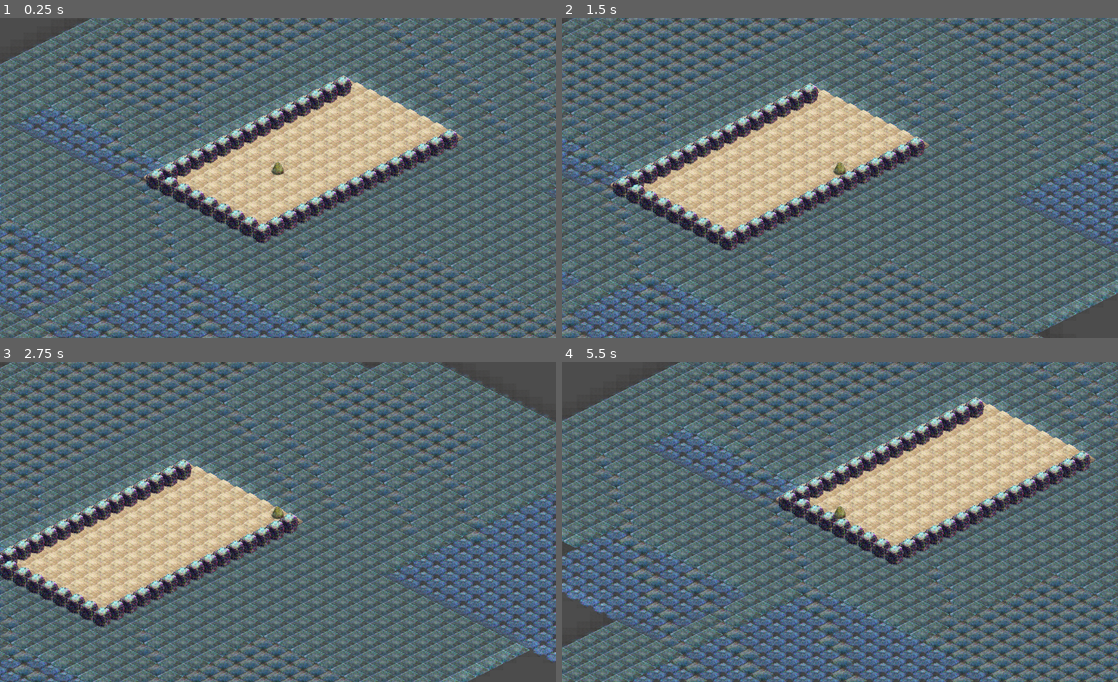
Above: before the commit, frames 1-4 (two rows, left to right).
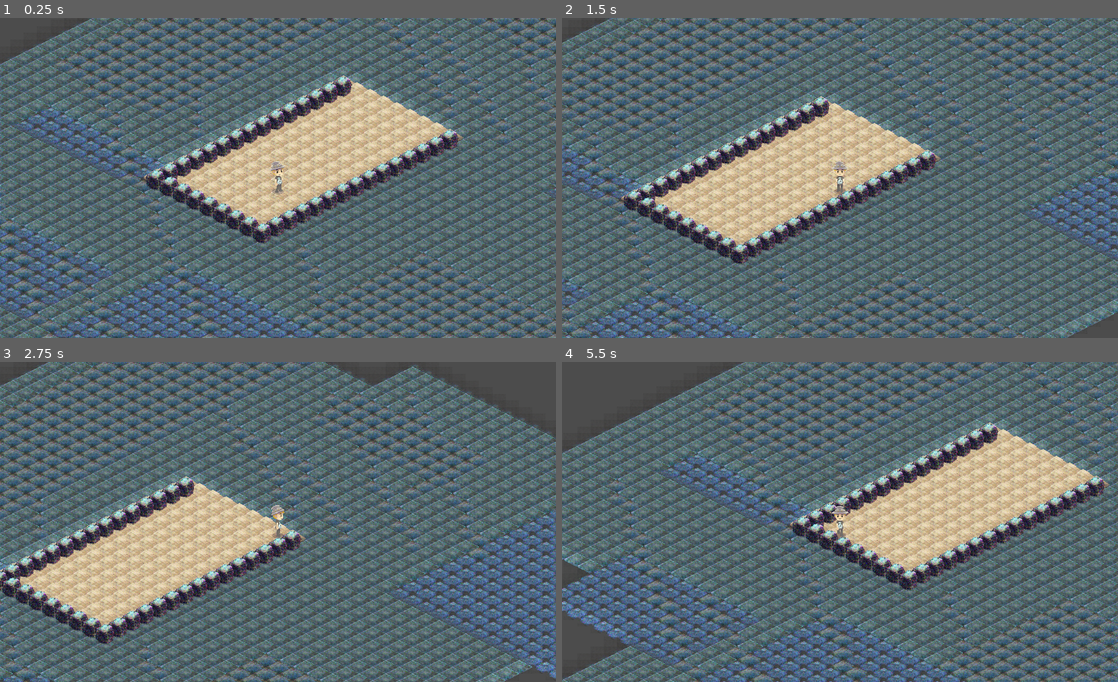
Above: after the commit, the same moments.

Repository: django-games/cgj2021
Game: Godot game, scene res://src/Levels/LevelTemplate.tscn
Two runs of this game, one before a commit and one after it. Both use one fixed random seed, a clock stepped at 60 frames per second and the inputs below.
Inputs:
- Up to frame 1 (0.25 s): no input
- Up to frame 2 (1.5 s): tap Enter at 0.5 s; hold Right (ui_right) 0.53-1.28 s; tap Shift (ui_dash) at 0.6, 1.35 s; hold Down (ui_down) from 1.28 s (still down)
- Up to frame 3 (2.75 s): release Down (ui_down) at 2.03 s; hold Right (ui_right) from 2.03 s (still down); tap Shift (ui_dash) at 2.1 s
- Up to frame 4 (5.5 s): release Right (ui_right) at 2.78 s; hold Up (ui_up) 2.78-3.53 s; tap Shift (ui_dash) every 0.75 s from 2.85 to 5.1 s; hold Left (ui_left) 3.53-5.03 s; hold Down (ui_down) from 5.03 s (still down)

The runs differ from the first frame. In frame 1, 0.2% of the frame differs, in the area x 48-52%, y 44-56%; in frame 2, 78%; in frame 3, 76%; in frame 4, 79%, in the area x 0-100%, y 0-100%.

Commit message:
Add animations

Diff:
--- a/project/src/Actors/Player.gd
+++ b/project/src/Actors/Player.gd
@@ -14,14 +14,39 @@
 	if Input.is_action_pressed('ui_up'):
 		velocity.y -= 1
 	if Input.is_action_just_pressed('ui_dash'):
-		speed *= 5.0
-		$DashTimer.start()
+		dash()
+	animate()
 	velocity = velocity.normalized() * speed
 
 func _physics_process(delta):
 	get_input()
 	velocity = move_and_slide(velocity)
 
+func animate():
+	if velocity.x == 0 and velocity.y == 0:
+		$AnimatedSprite.stop()
+		return
+
+	var x_move = ""
+	var y_move = ""
+
+	if velocity.x > 0:
+		x_move = '_right'
+	elif velocity.x < 0:
+		x_move = '_left'
+
+	if velocity.y > 0:
+		y_move = '_back'
+	elif velocity.y < 0:
+		y_move = '_front'
+
+	var move = 'move' + x_move + y_move
+	$AnimatedSprite.play(move)
+
+# Dash movement
+func dash():
+	speed *= 5.0
+	$DashTimer.start()
 
 func _on_DashTimer_timeout():
 	speed /= 5.0
--- a/project/src/Actors/Player.tscn
+++ b/project/src/Actors/Player.tscn
@@ -1,22 +1,306 @@
-[gd_scene load_steps=4 format=2]
-
-[ext_resource path="res://Assets/Mushy_Individual_Tiles/rocks/train_419_0000-32.png" type="Texture" id=1]
+[gd_scene load_steps=53 format=2]
+
 [ext_resource path="res://src/Actors/Player.gd" type="Script" id=2]
-
-[sub_resource type="CircleShape2D" id=1]
-radius = 26.0
+[ext_resource path="res://Assets/Characters/spaghetti_atlas.png" type="Texture" id=3]
+
+[sub_resource type="AtlasTexture" id=64]
+flags = 4
+atlas = ExtResource( 3 )
+region = Rect2( 0, 170, 85, 170 )
+
+[sub_resource type="AtlasTexture" id=65]
+flags = 4
+atlas = ExtResource( 3 )
+region = Rect2( 85, 170, 85, 170 )
+
+[sub_resource type="AtlasTexture" id=66]
+flags = 4
+atlas = ExtResource( 3 )
+region = Rect2( 170, 170, 85, 170 )
+
+[sub_resource type="AtlasTexture" id=67]
+flags = 4
+atlas = ExtResource( 3 )
+region = Rect2( 255, 170, 85, 170 )
+
+[sub_resource type="AtlasTexture" id=68]
+flags = 4
+atlas = ExtResource( 3 )
+region = Rect2( 340, 170, 85, 170 )
+
+[sub_resource type="AtlasTexture" id=69]
+flags = 4
+atlas = ExtResource( 3 )
+region = Rect2( 425, 170, 85, 170 )
+
+[sub_resource type="AtlasTexture" id=58]
+flags = 4
+atlas = ExtResource( 3 )
+region = Rect2( 1020, 0, 85, 170 )
+
+[sub_resource type="AtlasTexture" id=59]
+flags = 4
+atlas = ExtResource( 3 )
+region = Rect2( 1105, 0, 85, 170 )
+
+[sub_resource type="AtlasTexture" id=60]
+flags = 4
+atlas = ExtResource( 3 )
+region = Rect2( 1190, 0, 85, 170 )
+
+[sub_resource type="AtlasTexture" id=61]
+flags = 4
+atlas = ExtResource( 3 )
+region = Rect2( 1275, 0, 85, 170 )
+
+[sub_resource type="AtlasTexture" id=62]
+flags = 4
+atlas = ExtResource( 3 )
+region = Rect2( 1360, 0, 85, 170 )
+
+[sub_resource type="AtlasTexture" id=63]
+flags = 4
+atlas = ExtResource( 3 )
+region = Rect2( 1445, 0, 85, 170 )
+
+[sub_resource type="AtlasTexture" id=70]
+flags = 4
+atlas = ExtResource( 3 )
+region = Rect2( 1530, 170, 85, 170 )
+
+[sub_resource type="AtlasTexture" id=71]
+flags = 4
+atlas = ExtResource( 3 )
+region = Rect2( 1615, 170, 85, 170 )
+
+[sub_resource type="AtlasTexture" id=72]
+flags = 4
+atlas = ExtResource( 3 )
+region = Rect2( 1700, 170, 85, 170 )
+
+[sub_resource type="AtlasTexture" id=73]
+flags = 4
+atlas = ExtResource( 3 )
+region = Rect2( 1785, 170, 85, 170 )
+
+[sub_resource type="AtlasTexture" id=74]
+flags = 4
+atlas = ExtResource( 3 )
+region = Rect2( 1870, 170, 85, 170 )
+
+[sub_resource type="AtlasTexture" id=75]
+flags = 4
+atlas = ExtResource( 3 )
+region = Rect2( 1955, 170, 85, 170 )
+
+[sub_resource type="AtlasTexture" id=76]
+flags = 4
+atlas = ExtResource( 3 )
+region = Rect2( 510, 0, 85, 170 )
+
+[sub_resource type="AtlasTexture" id=77]
+flags = 4
+atlas = ExtResource( 3 )
+region = Rect2( 595, 0, 85, 170 )
+
+[sub_resource type="AtlasTexture" id=78]
+flags = 4
+atlas = ExtResource( 3 )
+region = Rect2( 680, 0, 85, 170 )
+
+[sub_resource type="AtlasTexture" id=79]
+flags = 4
+atlas = ExtResource( 3 )
+region = Rect2( 765, 0, 85, 170 )
+
+[sub_resource type="AtlasTexture" id=80]
+flags = 4
+atlas = ExtResource( 3 )
+region = Rect2( 850, 0, 85, 170 )
+
+[sub_resource type="AtlasTexture" id=81]
+flags = 4
+atlas = ExtResource( 3 )
+region = Rect2( 935, 0, 85, 170 )
+
+[sub_resource type="AtlasTexture" id=82]
+flags = 4
+atlas = ExtResource( 3 )
+region = Rect2( 1530, 0, 85, 170 )
+
+[sub_resource type="AtlasTexture" id=83]
+flags = 4
+atlas = ExtResource( 3 )
+region = Rect2( 1615, 0, 85, 170 )
+
+[sub_resource type="AtlasTexture" id=84]
+flags = 4
+atlas = ExtResource( 3 )
+region = Rect2( 1700, 0, 85, 170 )
+
+[sub_resource type="AtlasTexture" id=85]
+flags = 4
+atlas = ExtResource( 3 )
+region = Rect2( 1785, 0, 85, 170 )
+
+[sub_resource type="AtlasTexture" id=86]
+flags = 4
+atlas = ExtResource( 3 )
+region = Rect2( 1870, 0, 85, 170 )
+
+[sub_resource type="AtlasTexture" id=87]
+flags = 4
+atlas = ExtResource( 3 )
+region = Rect2( 1955, 0, 85, 170 )
+
+[sub_resource type="AtlasTexture" id=88]
+flags = 4
+atlas = ExtResource( 3 )
+region = Rect2( 1020, 170, 85, 170 )
+
+[sub_resource type="AtlasTexture" id=89]
+flags = 4
+atlas = ExtResource( 3 )
+region = Rect2( 1105, 170, 85, 170 )
+
+[sub_resource type="AtlasTexture" id=90]
+flags = 4
+atlas = ExtResource( 3 )
+region = Rect2( 1190, 170, 85, 170 )
+
+[sub_resource type="AtlasTexture" id=91]
+flags = 4
+atlas = ExtResource( 3 )
+region = Rect2( 1275, 170, 85, 170 )
+
+[sub_resource type="AtlasTexture" id=92]
+flags = 4
+atlas = ExtResource( 3 )
+region = Rect2( 1360, 170, 85, 170 )
+
+[sub_resource type="AtlasTexture" id=93]
+flags = 4
+atlas = ExtResource( 3 )
+region = Rect2( 1445, 170, 85, 170 )
+
+[sub_resource type="AtlasTexture" id=52]
+flags = 4
+atlas = ExtResource( 3 )
+region = Rect2( 0, 0, 85, 170 )
+
+[sub_resource type="AtlasTexture" id=53]
+flags = 4
+atlas = ExtResource( 3 )
+region = Rect2( 85, 0, 85, 170 )
+
+[sub_resource type="AtlasTexture" id=54]
+flags = 4
+atlas = ExtResource( 3 )
+region = Rect2( 170, 0, 85, 170 )
+
+[sub_resource type="AtlasTexture" id=55]
+flags = 4
+atlas = ExtResource( 3 )
+region = Rect2( 255, 0, 85, 170 )
+
+[sub_resource type="AtlasTexture" id=56]
+flags = 4
+atlas = ExtResource( 3 )
+region = Rect2( 340, 0, 85, 170 )
+
+[sub_resource type="AtlasTexture" id=57]
+flags = 4
+atlas = ExtResource( 3 )
+region = Rect2( 425, 0, 85, 170 )
+
+[sub_resource type="AtlasTexture" id=94]
+flags = 4
+atlas = ExtResource( 3 )
+region = Rect2( 510, 170, 85, 170 )
+
+[sub_resource type="AtlasTexture" id=95]
+flags = 4
+atlas = ExtResource( 3 )
+region = Rect2( 595, 170, 85, 170 )
+
+[sub_resource type="AtlasTexture" id=96]
+flags = 4
+atlas = ExtResource( 3 )
+region = Rect2( 680, 170, 85, 170 )
+
+[sub_resource type="AtlasTexture" id=97]
+flags = 4
+atlas = ExtResource( 3 )
+region = Rect2( 765, 170, 85, 170 )
+
+[sub_resource type="AtlasTexture" id=98]
+flags = 4
+atlas = ExtResource( 3 )
+region = Rect2( 850, 170, 85, 170 )
+
+[sub_resource type="AtlasTexture" id=99]
+flags = 4
+atlas = ExtResource( 3 )
+region = Rect2( 935, 170, 85, 170 )
+
+[sub_resource type="SpriteFrames" id=50]
+animations = [ {
+"frames": [ SubResource( 64 ), SubResource( 65 ), SubResource( 66 ), SubResource( 67 ), SubResource( 68 ), SubResource( 69 ) ],
+"loop": true,
+"name": "move_left",
+"speed": 5.0
+}, {
+"frames": [ SubResource( 58 ), SubResource( 59 ), SubResource( 60 ), SubResource( 61 ), SubResource( 62 ), SubResource( 63 ) ],
+"loop": true,
+"name": "move_front",
+"speed": 5.0
+}, {
+"frames": [ SubResource( 70 ), SubResource( 71 ), SubResource( 72 ), SubResource( 73 ), SubResource( 74 ), SubResource( 75 ) ],
+"loop": true,
+"name": "move_back",
+"speed": 5.0
+}, {
+"frames": [ SubResource( 76 ), SubResource( 77 ), SubResource( 78 ), SubResource( 79 ), SubResource( 80 ), SubResource( 81 ) ],
+"loop": true,
+"name": "move_right_front",
+"speed": 5.0
+}, {
+"frames": [ SubResource( 82 ), SubResource( 83 ), SubResource( 84 ), SubResource( 85 ), SubResource( 86 ), SubResource( 87 ) ],
+"loop": true,
+"name": "move_left_front",
+"speed": 5.0
+}, {
+"frames": [ SubResource( 88 ), SubResource( 89 ), SubResource( 90 ), SubResource( 91 ), SubResource( 92 ), SubResource( 93 ) ],
+"loop": true,
+"name": "move_right_back",
+"speed": 5.0
+}, {
+"frames": [ SubResource( 52 ), SubResource( 53 ), SubResource( 54 ), SubResource( 55 ), SubResource( 56 ), SubResource( 57 ) ],
+"loop": true,
+"name": "move_right",
+"speed": 5.0
+}, {
+"frames": [ SubResource( 94 ), SubResource( 95 ), SubResource( 96 ), SubResource( 97 ), SubResource( 98 ), SubResource( 99 ) ],
+"loop": true,
+"name": "move_left_back",
+"speed": 5.0
+} ]
+
+[sub_resource type="CapsuleShape2D" id=51]
+radius = 20.0
+height = 28.0
 
 [node name="Player" type="KinematicBody2D"]
 collision_mask = 6
 script = ExtResource( 2 )
 
-[node name="train_419_0000-32" type="Sprite" parent="."]
-position = Vector2( 0, -45 )
-texture = ExtResource( 1 )
+[node name="AnimatedSprite" type="AnimatedSprite" parent="."]
+frames = SubResource( 50 )
+animation = "move_right_back"
 
 [node name="CollisionShape2D" type="CollisionShape2D" parent="."]
-position = Vector2( 0, -39 )
-shape = SubResource( 1 )
+position = Vector2( 0, 44 )
+shape = SubResource( 51 )
 
 [node name="Camera2D" type="Camera2D" parent="."]
 current = true
Binary file added: project/Assets/Characters/spaghetti_atlas.png
Not shown, added: project/Assets/Characters/spaghetti_atlas.png.import
Binary file added: project/Assets/Characters/unicorn_atlas.png
Not shown, added: project/Assets/Characters/unicorn_atlas.png.import
